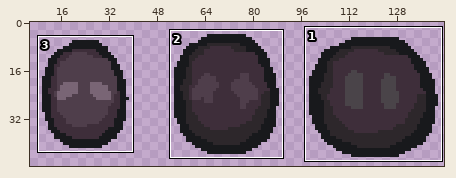
One commit to this sprite sheet: LD42/Content/Textures/blue_plant.png. Above, an overview of the earlier version with the close-up marked.
Close-up. Old version:
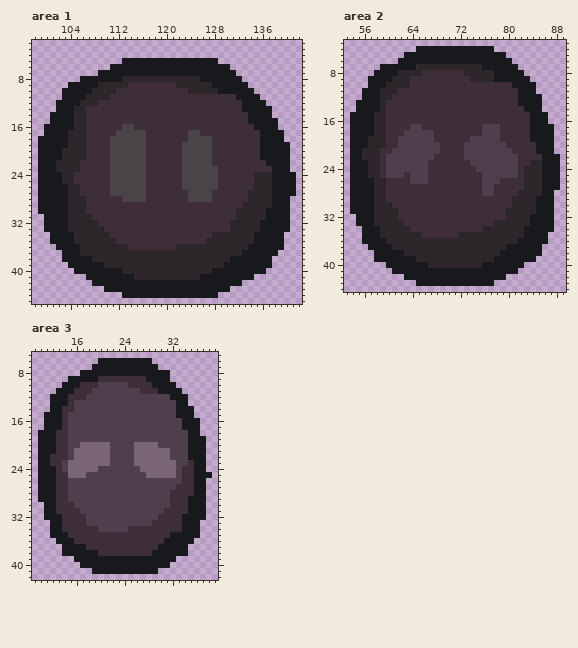
The file is 144x48 pixels. Colours within 5 levels of each other are drawn and written as one. Shown: area 1: x 98..142, y 2..45; area 2: x 53..89, y 3..44; area 3: x 9..39, y 5..42. The wide view leaves out empty margins.
New version:
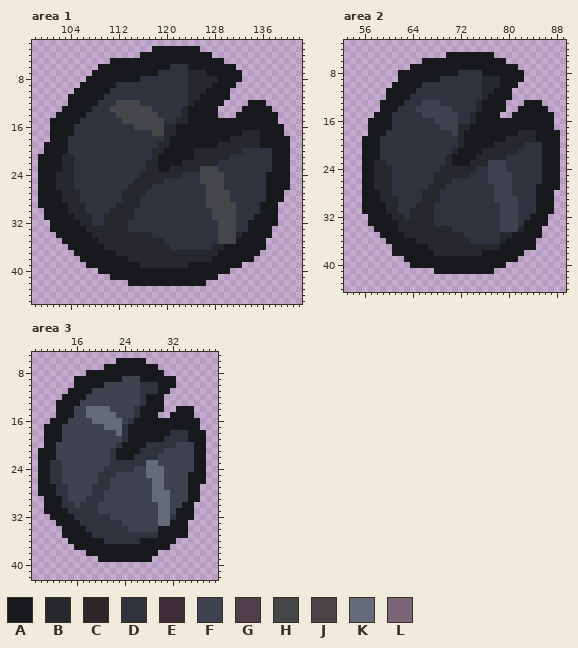
Palette (. is transparent): A #18191c  B #27282d  C #2d272b  D #2e333e  E #3e2e3a  F #3e434f  G #4f3e4b  H #44464a  J #4a4449  K #656c79  L #796575
Commit: Added plants, started prettyifying.
Changes in this commit:
Changed rows in their new state; - is an unchanged pixel.
Area 1:
first column x 99:
 3 -------------------AAAAAAAA----------------
 4 -----------------AAAAAAAAAAAA--------------
 5 ------------AA----------------A------------
 6 ----------AA----------DDD-------A----------
 7 ---------A----------DDDDDBBB-----A---------
 8 -------.------AAADDDDDDDDBBBBB-------------
 9 -----..---AAADDDDDDDDDDDDBBBB----..--------
10 ----..---AAADDDDDDDDDDDDDBBBAA--....-------
11 ----.---AAADDDDDDDDDDDDDDBBAAAAA.....------
12 ---..--AAADDDHHHHDDDDDDDDBAAAAA....--------
13 ---.--AAADDDHHHHHHHDDDDDBAAAAA....---------
14 --.---AADDDDDHHHHHHHDDDDBAAAAA...AA----A---
15 ------ADDDDDDDHHHHHHHDDBBAAAAAAAAAA--------
16 -.----DDDDDDDDDDHHHHHBBAAAAAAAAAAAAA----A--
17 -.---ADDDDDDDDDDDDDHHBBAAAAAAAAAAABBB------
18 ..---DDDDDDDDDDDDDDDDBAAAAAAAAAABBBBB----A-
19 .----DDDDDDDDDDDDDDDBBAAAAAAAABBBBBBB------
20 .---ADDDDDDDDDDDDDDBBAAAAABBBBBBBBDDDDD----
21 ----BBDDDDDDDDDDDDDBAAAAAABBBBBBDDDDDDD----
22 ---ABBDDDDDDDDDDDDBBAAAABBBBBBDDDDDDDDD----
23 ---ABBDDDDDDDDDDDDBBAABBBBBHHHDDDDDDDDD----
24 ---BBBDDDDDDDDDDDBBBBBBBDDDHHHHDDDDDDDA---.
25 ---BBBDDDDDDDDDDBBBBBDDDDDDHHHHDDDDDDDA---.
26 ---BBBDDDDDDDDDBBBBDDDDDDDDDHHHDDDDDDDA---.
27 ----BBBDDDDDDDBBBBDDDDDDDDDDHHHHDDDDDDA--..
28 ----BBBDDDDDDDBBBDDDDDDDDDDDHHHHDDDDDDA--.-
29 -----BBBDDDDDBBBBDDDDDDDDDDDHHHHHDDDDAA-..-
30 .----BBBDDDDBBBBDDDDDDDDDDDDDHHHHDDDDA--..-
31 -----ABBBDDBBBBBDDDDDDDDDDDDDHHHHDDDAA--..-
32 -.---AABBDDBBBBDDDDDDDDDDDDDDDHHHDDAA---..-
33 -.---AAABBBBBBBDDDDDDDDDDDDDDDHHHDDAA--...-
34 --.---AAABBBBBBBBBBDDDDDDDDDDDHHHBAA---..--
35 --..--AAAABBBBBBBBBBBDDDDDDDDDHHHAAA--...--
36 ---..--AAAABBBBBBBBBBBDDDDDDDBBAAAA---...--
37 ----..-AAAAAABBBBBBBBBBBBBBBBBAAAA---...---
38 ----...--AAAAAABBBBBBBBBBBBBBAAA----...----
39 -----...---AAAAAABBBBBBBBAAAAAA---.....----
40 ------....----AAAAAAAAAAAAAAA---......-----
41 --------....----AAAAAAAAAAA---......-------
42 ---------......-------------......---------
43 -----------.....................-----------
44 --------------................-------------
Area 2:
first column x 54:
 4 -----------.............-----------
 5 ---------.......--------..---------
 6 --------....--------------.--------
 7 -----.....-AAAAAAAAAAA-------------
 8 ----....AAAAAAAAAADDDDAA-----------
 9 ---.....AAAAAAADDDDDDDBBB----.-----
10 ---....AAAAADDDDDDDDDDBBBAA-...----
11 --....AAAAADDDDDDDDDDDBBAAA....----
12 --....AAAADDDDDDDDDDDDBAAAA.....---
13 -....AAAADDDFFFDDDDDDBAAAA...------
14 -....AAADDDFFFFFFDDDDBAAAA..A---A--
15 ....AAADDDDDFFFFFFDDBAAAA..AAA---A-
16 ...-AAADDDDDDDFFFFDDBAAAAAAAAA---A-
17 ...-AAADDDDDDDDFFFBBAAAAAAAAAA-----
18 ...-AADDDDDDDDDDDFBAAAAAAAAABBB---A
19 ..-AADDDDDDDDDDDDDBAAAAAAABBBBB---A
20 ..-AADDDDDDDDDDDDDBAAAAABBBBBDDD--A
21 ..AAADDDDDDDDDDDDBAAAABBBBBBDDDD--A
22 ..AAADDDDDDDDDDDBAAAABBBBBDDDDDD---
23 ..-ABBDDDDDDDDDDBAAABBBFFFDDDDDD---
24 ..-ABBBDDDDDDDDBBBBBBDDFFFDDDDDD---
25 ..-ABBBDDDDDDDBBBBBBDDDFFFFDDDDD---
26 ..--BBBDDDDDDDBBBDDDDDDFFFFDDDDD---
27 ..--BBBDDDDDDBBBDDDDDDDDFFFDDDDA---
28 ..--ABBDDDDDBBBDDDDDDDDDFFFDDDDA---
29 ..--ABBBDDDDBBBDDDDDDDDDFFFFDDD----
30 ..--AABBDDDBBBDDDDDDDDDDDFFFDDD----
31 ..--AABBDDBBBBDDDDDDDDDDDFFFDDD----
32 -..-AAABBDBBBBDDDDDDDDDDDFFFDD---.-
33 -..-AAAABBBBBBDDDDDDDDDDDFFFDA---.-
34 --..-AAABBBBBBBBBDDDDDDDDFFFB---..-
35 --...AAAABBBBBBBBBBDDDDDDBBAA---.--
36 --....AAAAABBBBBBBBBDDDDDBAA---..--
37 ---....AAAAAABBBBBBBBBBBBA-----.---
38 ----...--AAAAABBBBBBBBAAA----...---
39 ----.....--AAAAAAAAAAAAA----...----
40 ------....---AAAAAAAAA----...------
41 -------.......----------....-------
42 ---------.................---------
43 -----------.............-----------
Area 3:
first column x 10:
 6 ----------...-----.----------
 7 ---------..------------------
 8 -------.-------------.-------
 9 -----.----AAAAFFFA----A------
10 ----..-AAAAFFFFFFDDD---------
11 ---..-AAAFFFFFFFFDDD--..-----
12 --..-AAAFFFFFFFFFDAAA....----
13 --.--AAFFFFFFFFFFDAAA....----
14 --.-AAFFKKKKFFFFDAAAA..------
15 -..-AAFFKKKKKFFFDAAA..A------
16 -.--AFFFFKKKKKFDAAAAAAAA-----
17 ----FFFFFFFKKKDAAAAAAAAA-----
18 .--AFFFFFFFFFKDAAAAAAADDD--A-
19 .--AFFFFFFFFFFDAAAAAADDDD----
20 .--FFFFFFFFFFDAAAADDDDDFFF---
21 ---FFFFFFFFFDAAAADDDDFFFFF---
22 --AFFFFFFFFFDAAADDDDFFFFFF---
23 --DDFFFFFFFFDDDDDDKKFFFFFF---
24 --DDFFFFFFFDDDDDFFKKKFFFFF---
25 --DDFFFFFFDDDFFFFFKKKFFFFA--.
26 --DDFFFFFFDDFFFFFFFKKFFFFA---
27 ---DDFFFFDDDFFFFFFFKKFFFFA-.-
28 ---DDFFFFDDFFFFFFFFKKKFFFA-.-
29 .--ADFFFDDDFFFFFFFFKKKFFF--.-
30 ---ADDFDDDFFFFFFFFFFKKFFA-..-
31 ---AADDDDDFFFFFFFFFFKKFAA-..-
32 -.--AADDDDDDFFFFFFFFKKDA--..-
33 --.-AAADDDDDDDFFFFFFKKAA-..--
34 --..AAAADDDDDDDFFFFFAAAA-..--
35 --..-AAAADDDDDDDDDDDAA---..--
36 ---..-AAAAADDDDDDAAAA--...---
37 ----..--AAAAAAAAAAAA--...----
38 ----....--AAAAAAAAA-.....----
39 ------....---------....------
40 -------...............-------
41 ---------...........---------
